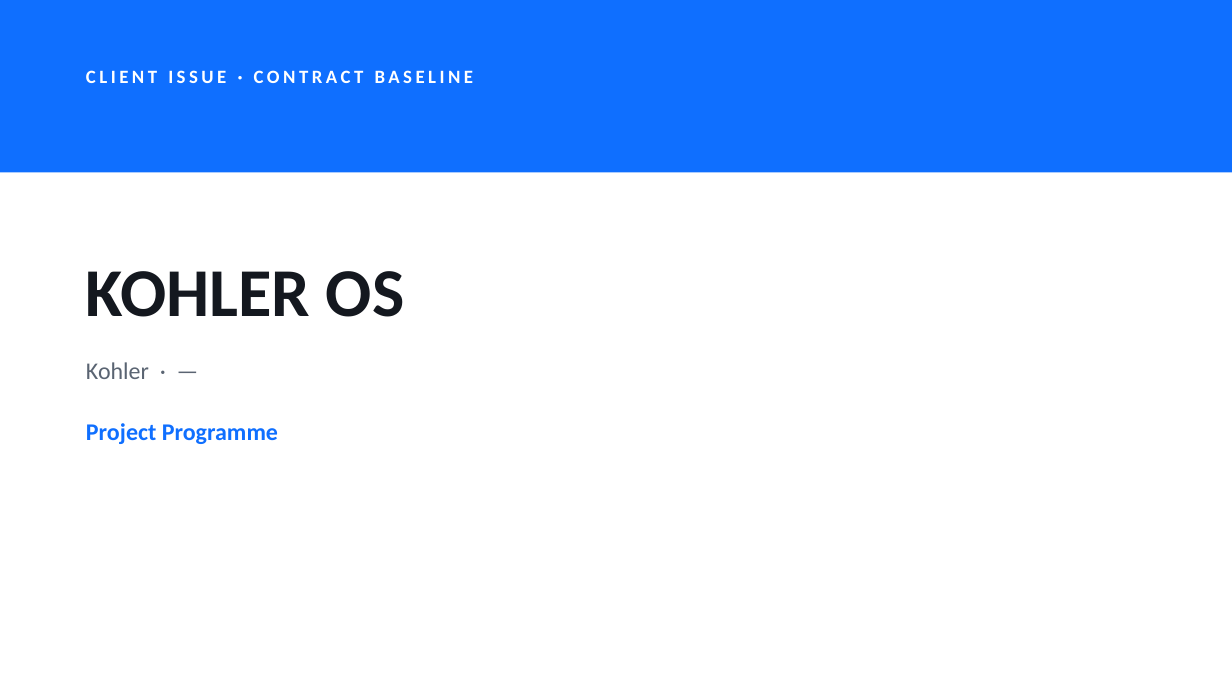
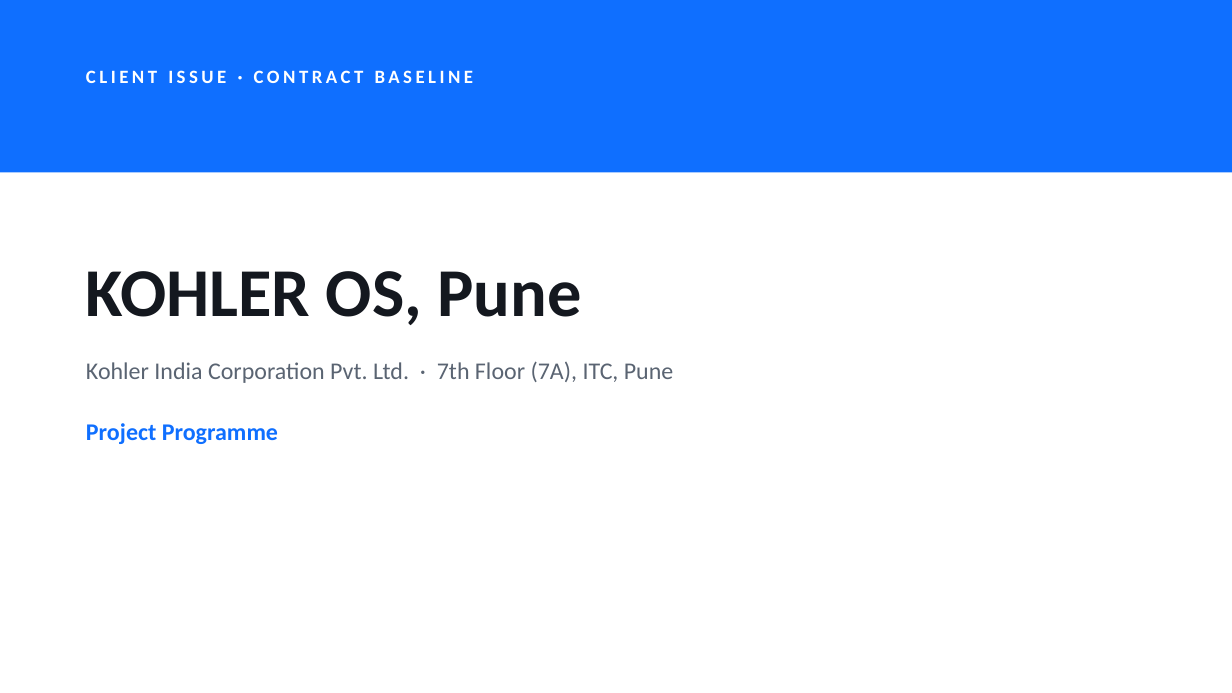
Before and after one commit to aayushdhoot/Planning-Engine, a slide deck: slide 1 of sample-output/kohler-client-deck.pptx. Drawn at 1232x693 pixels with LibreOffice and Linux fonts; fonts in the diff are those of the drawing. Boxes give left, top, right and bottom in pixels: in the first picture for what was removed or moved away, otherwise in the second. Text is boxed around its words. In the diff, an @@ line names an element or a change of style, - is before the commit and + after.

```diff
--- a/sample-output/kohler-client-deck.pptx
+++ b/sample-output/kohler-client-deck.pptx
@@ text at <box>86,271,581,325</box>: text changed @@
-KOHLER OS
+KOHLER OS, Pune
@@ text at <box>86,361,673,383</box>: text changed @@
-Kohler · —
+Kohler India Corporation Pvt. Ltd. · 7th Floor (7A), ITC, Pune
```
Also in this commit, not shown: 11 slides added, 1 slide removed, 56 other files.
